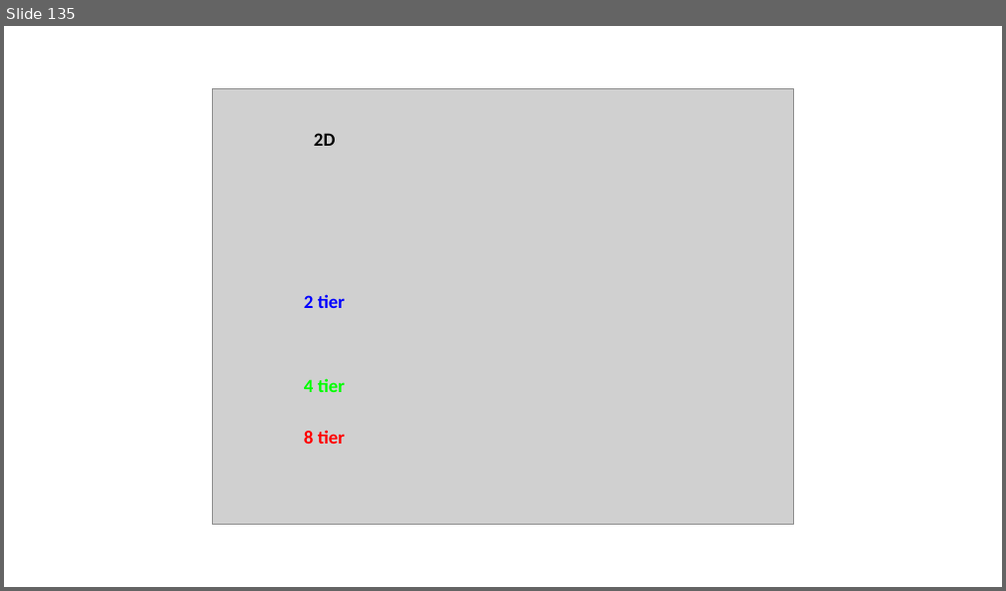
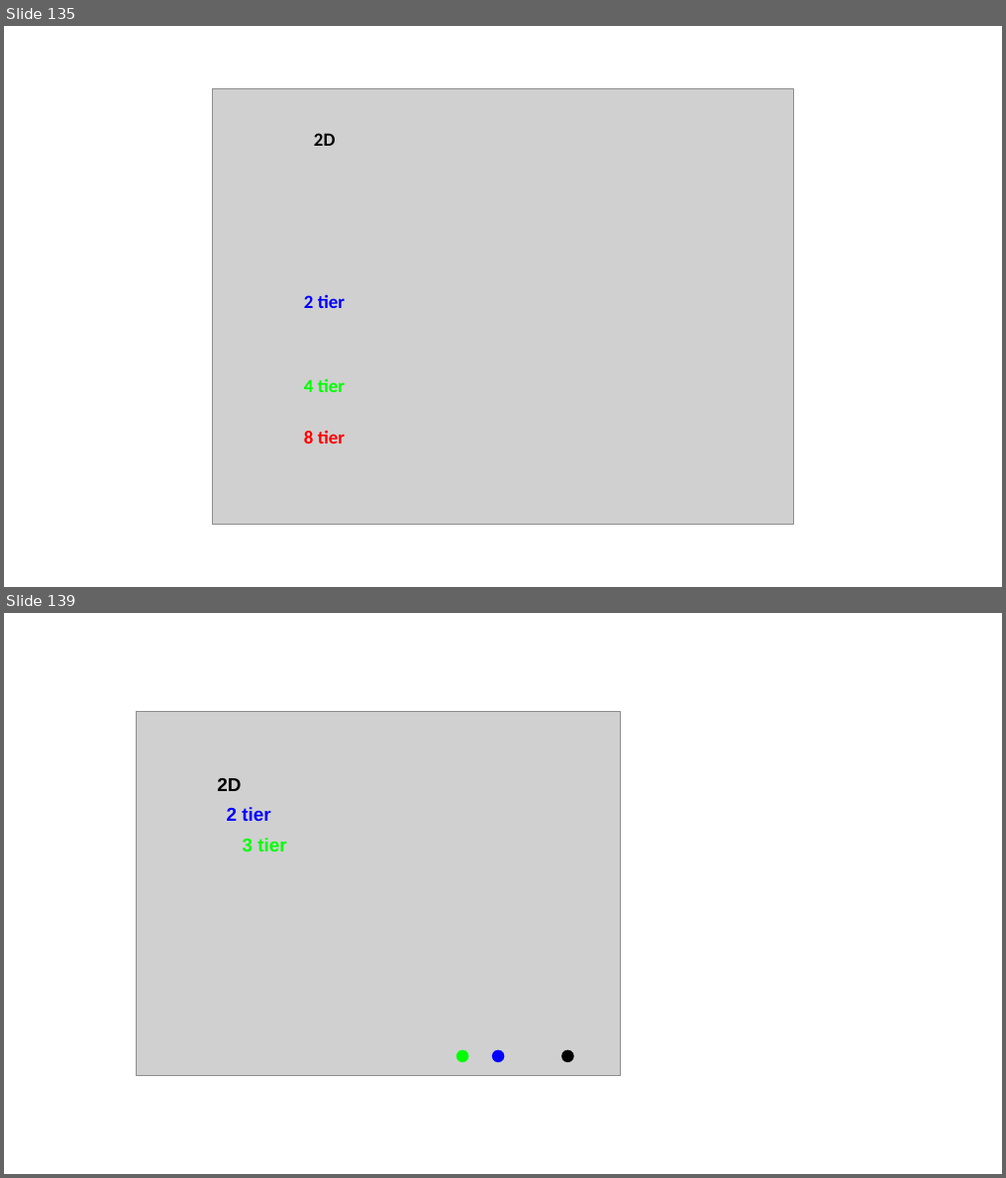
Before and after one commit to wwahby/VPJ_Paper, a slide deck: Figures/figure_construction.pptx. Shown one above the other, each under a label of ours: slide 135 before the commit, slides 135 and 139 after it; the slides between them are not shown. The pictures are 1006x591 and 1006x1178 pixels, drawn with LibreOffice and Linux fonts; fonts in the diff are those of the drawing; grey boxes stand for pictures. Boxes give left, top, right and bottom in pixels: in the first picture for what was removed or moved away, otherwise in the second. Text is boxed around its words. In the diff, an @@ line names an element or a change of style, - is before the commit and + after.

```diff
--- a/Figures/figure_construction.pptx
+++ b/Figures/figure_construction.pptx
@@ slide 139 added at box(4, 613, 1002, 1174), background #FFFFFF @@
@@ group added at box(136, 712, 621, 1075): 3 texts, 3 ellipses, 1 picture @@
+2D
+2 tier
+3 tier
```
Also in this commit, not shown: 55 slides changed, 4 other slides added.
